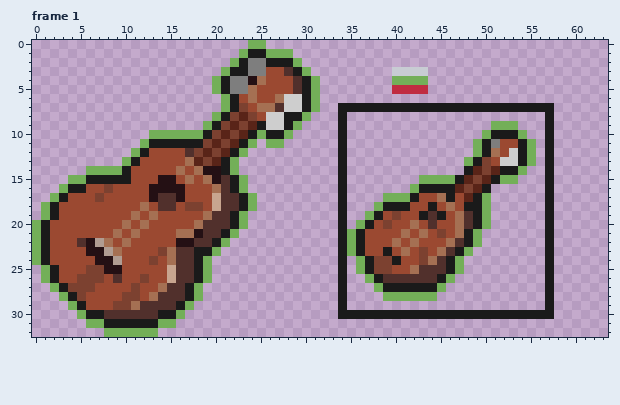
Pixel-art file, stored at sprites/commandoitems.ase. The first picture shows the starting point.
64x33 pixels, 17 frames. Pixels under 10% opacity are left out. Colours within 5 levels of each other are drawn and written as one. Shown: frame 1. The commit also changed other frames, which this record leaves out.
Now the later version:
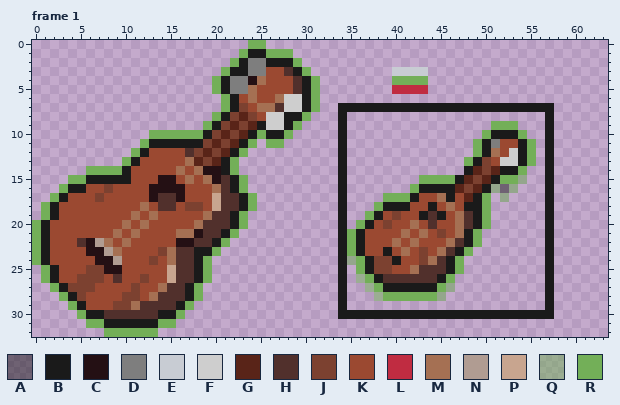
Palette (. is transparent): A #1a1a1a80  B #1a1a1a  C #241014  D #7e7e7e  E #c8ccd3  F #cecece  G #592418  H #51302c  J #7c4130  K #9b4931  L #c02c41  M #a57053  N #b09c92  P #c8a58f  Q #73af5880  R #73af58
Edits made:
layer "traceref" now shown
Frame 1, layer "traceref":
y 15: x 54 . -> Q
y 16: x 51..53 ... -> QAQ
y 17: x 52 . -> Q
y 24: x 35 . -> Q
y 26: x 36 . -> Q
y 27: x 37 . -> Q; x 46 . -> Q
y 28: x 38 . -> Q; x 45 . -> Q
Pixel boxes of the changes (left, top, right, bottom) in both pictures:
added: (491, 175, 527, 202)
added: (347, 256, 383, 301)
added: (437, 283, 455, 301)
